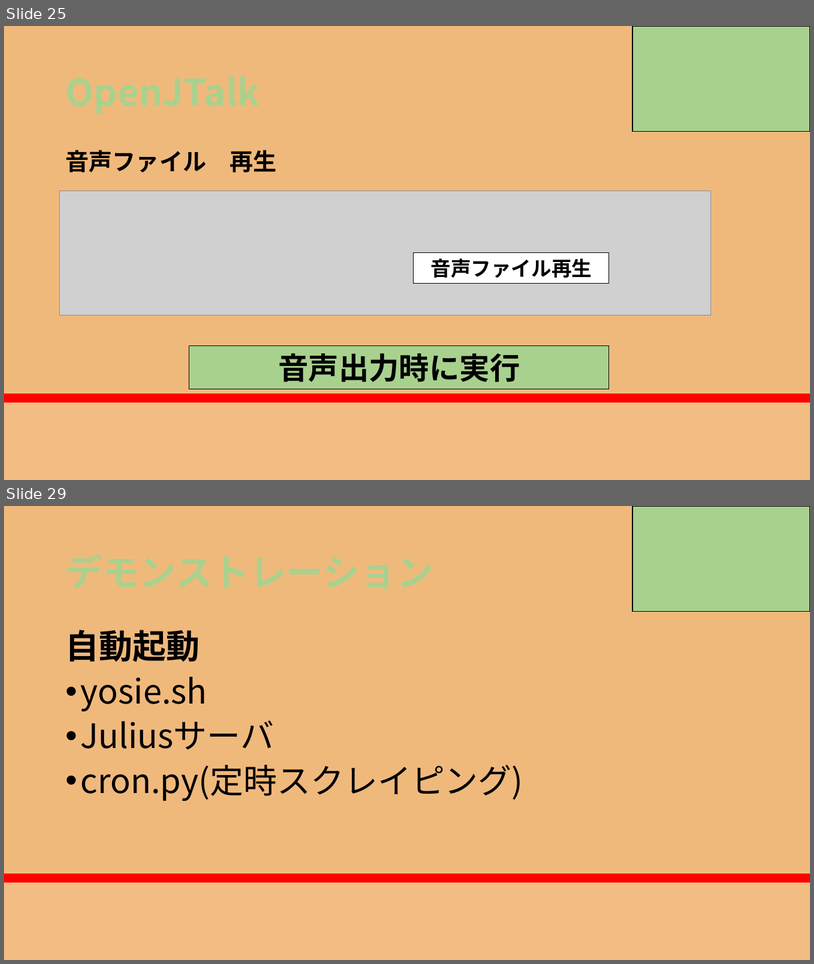
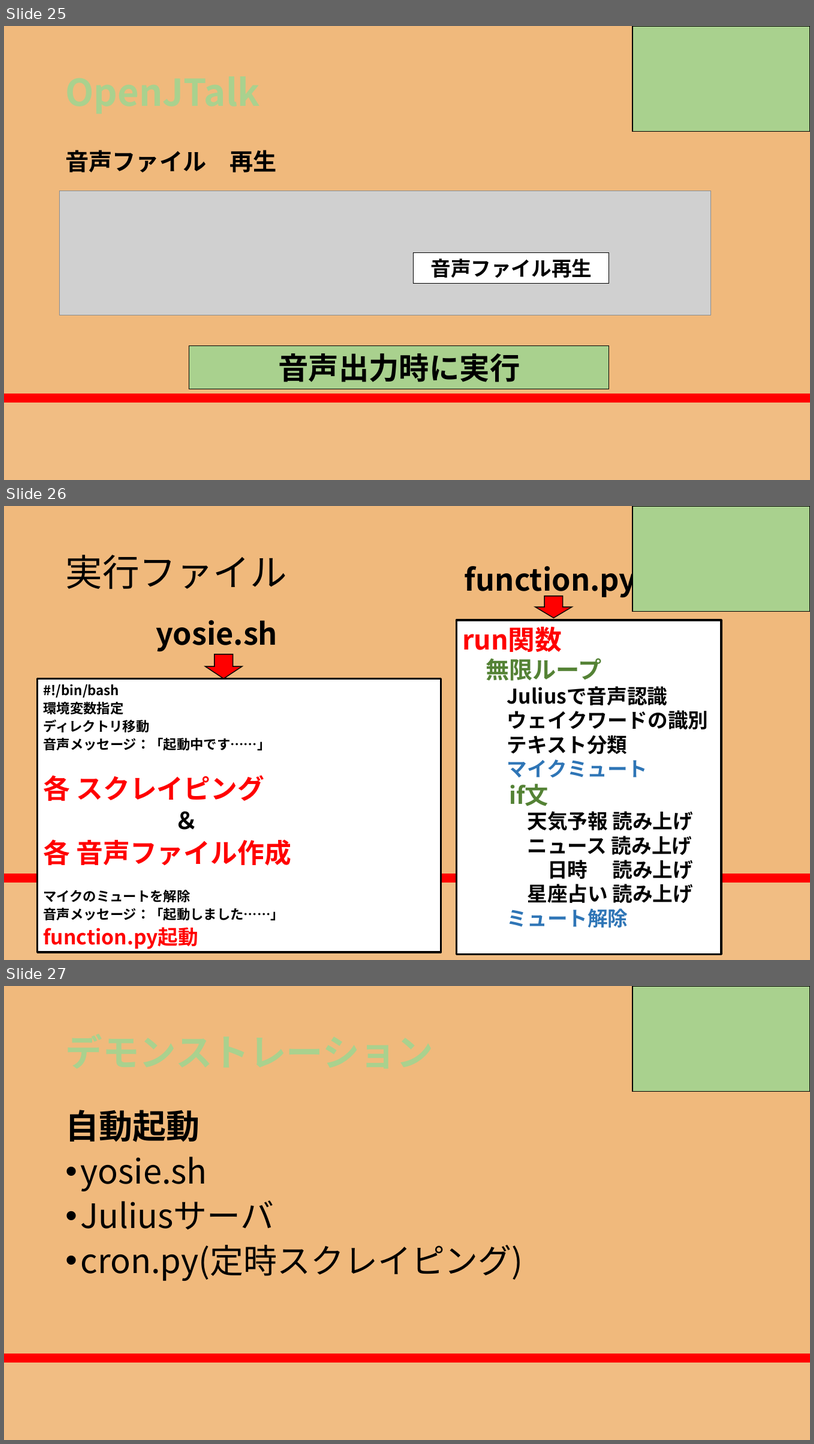
Before and after one commit to RikiishiSuzunosuke/AIspeaker_yosie, a slide deck: presentation/AIスピーカー開発_3_main.pptx. Shown one above the other, each under a label of ours: slides 25 and 29 before the commit, slides 25, 26 and 27 after it; the slides between them are not shown. The pictures are 814x964 and 814x1444 pixels, drawn with LibreOffice and Linux fonts; fonts in the diff are those of the drawing; grey boxes stand for pictures. Boxes give left, top, right and bottom in pixels: in the first picture for what was removed or moved away, otherwise in the second. Text is boxed around its words. In the diff, an @@ line names an element or a change of style, - is before the commit and + after.

```diff
--- a/presentation/AIスピーカー開発_3_main.pptx
+++ b/presentation/AIスピーカー開発_3_main.pptx
@@ slide 26 added at (4,506,810,960), background gradient #F0B97C to #FF0000 to #F86446 to #F1BD83 @@
@@ rectangle added at (633,506,810,611), fill #A9D18E, outline #000000 1 pt @@
@@ title added at (65,555,287,589), 44 pt, text #000000 @@
+実行ファイル
@@ text added at (465,560,637,598), 36 pt, text #000000, bold @@
+function.py
@@ down arrow added at (536,596,573,618), fill #FF0000, outline #000000 1 pt @@
@@ text added at (156,620,278,652), 36 pt, text #000000, bold @@
+yosie.sh
@@ rectangle added at (456,621,722,954), fill #FFFFFF, outline #000000 2.25 pt, 24 pt, text #000000, bold @@
+run関数
+無限ループ
+Juliusで音声認識
+ウェイクワードの識別
+テキスト分類
+マイクミュート
+if文
+天気予報 読み上げ
+ニュース 読み上げ
+日時 読み上げ
+星座占い 読み上げ
+ミュート解除
@@ down arrow added at (206,654,242,678), fill #FF0000, outline #000000 1 pt @@
@@ rectangle added at (37,679,441,952), fill #FFFFFF, outline #000000 2.25 pt, 16 pt, text #000000, bold @@
+#!/bin/bash
+環境変数指定
+ディレクトリ移動
+音声メッセージ：「起動中です……」
+各 スクレイピング
+＆
+各 音声ファイル作成
+マイクのミュートを解除
+音声メッセージ：「起動しました……」
+function.py起動
@@ picture added at (37,686,441,947) @@
@@ what was slide 29 is now slide 27 @@
```
Also in this commit, not shown: 1 slide changed.
